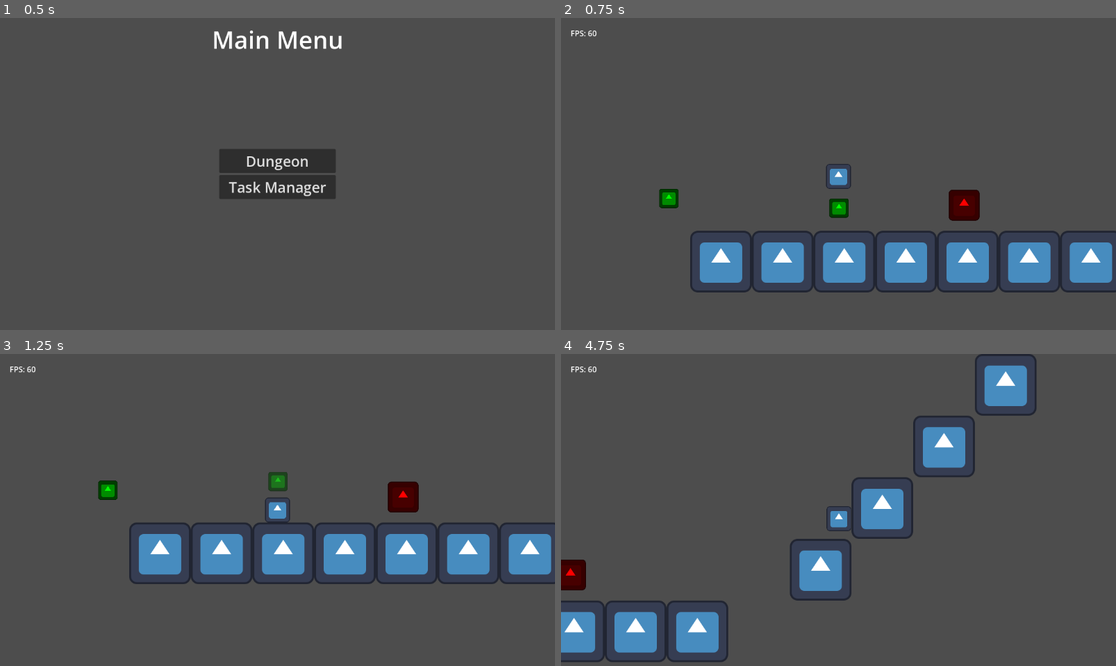
Above: before the commit, frames 1-4 (two rows, left to right).
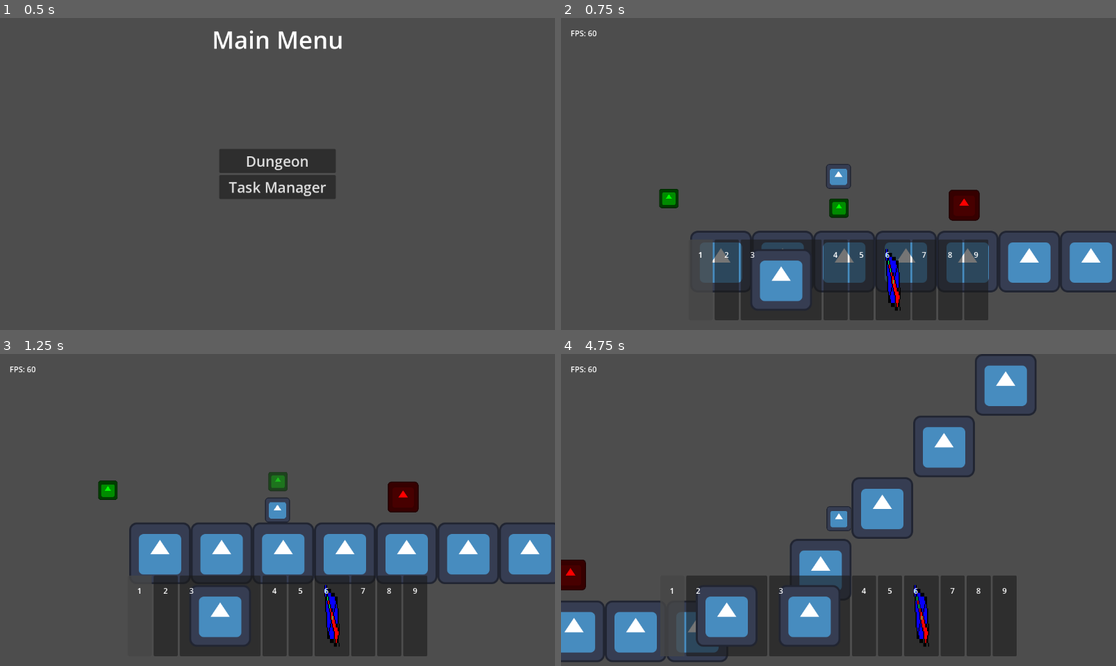
Above: after the commit, the same moments.

Repository: TheHumanMRP/RPG-Life-Tracker
Game: Godot game, scene res://Folders/Systems/Main/Scenes/main_scene.tscn
Same seed, same stepped clock (60 frames per second), same inputs: the game is played once before the commit and once after it. The engine's default icon, where the game draws it, is replaced by a stand-in: a white triangle on a blue panel in a dark square.
Inputs (mouse positions are in pixels of both pictures, inside the frame that each line leads up to):
- Up to frame 1 (0.5 s): no input
- Up to frame 2 (0.75 s): click "Dungeon" at 0.5 s
- Up to frame 3 (1.25 s): no input
- Up to frame 4 (4.75 s): move the mouse to (960, 494) at 1.27 s; hold D (move_right) 1.28-2.78 s; tap E (equip_item) at 1.35, 2.3, 2.85, 3.6, 4.55 s; click (960, 494) at 1.42 s; tap Space (jump) at 1.52, 2.27, 3.77, 4.52 s; move the mouse to (727, 525) at 2.02 s; tap T (add_test_sword) at 2.1, 4.35 s; move the mouse to (894, 441) at 2.77 s; hold A (move_left) 2.78-3.53 s; move the mouse to (810, 572) at 3.52 s; hold D (move_right) from 3.53 s (still down); click (810, 572) at 3.67 s; move the mouse to (1005, 556) at 4.27 s

Frame 1 is identical in both runs. In frame 2, 11% of the frame differs, in the area x 23-77%, y 71-97%; in frame 3, 11%; in frame 4, 13%, in the area x 17-83%, y 71-97%.
Error before the commit: Parse Error: Identifier "item_id" not declared in the current scope. (res://Folders/Systems/Inventory_System/Scripts/Hotbar/hotbar_slot.gd:103)
Error after the commit: Invalid assignment of property or key 'item_id' with value of type 'int' on a base object of type 'PanelContainer (HotbarSlot)'. (res://Folders/Systems/Invento…

Commit message:
Auto commit at 2026-08-30 22:26:45

Diff:
--- a/Folders/Systems/Inventory_System/Scripts/Hotbar/hotbar_slot.gd
+++ b/Folders/Systems/Inventory_System/Scripts/Hotbar/hotbar_slot.gd
@@ -100,7 +100,7 @@
 # ------------------------------------------------------------------------------
 
 func get_item() -> ItemEntry:
-	return AllGlobalItemsManager.get_item_by_id(item_id)
+	return AllGlobalItemsManager.get_item_by_id(InfoGetter.get_hotbar()[slot_index])
 
 
 # ------------------------------------------------------------------------------
@@ -135,7 +135,7 @@
 	var selected_slot_index: int = InfoGetter.get_selected_hotbar_index()
 
 	if selected_slot_index == slot_index:
-		print("\nHotbar Slot: Equipped an item with item_id:, ", item_id, " and slot index: ", slot_index)
+		print("\nHotbar Slot: Equipped an item with item_id:, ", InfoGetter.get_hotbar()[slot_index], " and slot index: ", slot_index)
 		SignalBus.hotbar_item_equipped.emit(slot_index)
 
 # ------------------------------------------------------------------------------
--- a/Folders/Systems/Inventory_System/Scripts/Hotbar/hotbar_ui.gd
+++ b/Folders/Systems/Inventory_System/Scripts/Hotbar/hotbar_ui.gd
@@ -26,7 +26,6 @@
 
 	for i in range(number_of_hotbar_slots):
 		var hotbar_slot: HotbarSlot = packed_inventory_slot.instantiate()
-		hotbar_slot.item_id = inventory_hot_bar_slots[i]
 
 		hotbar_slot.slot_index = i
 
